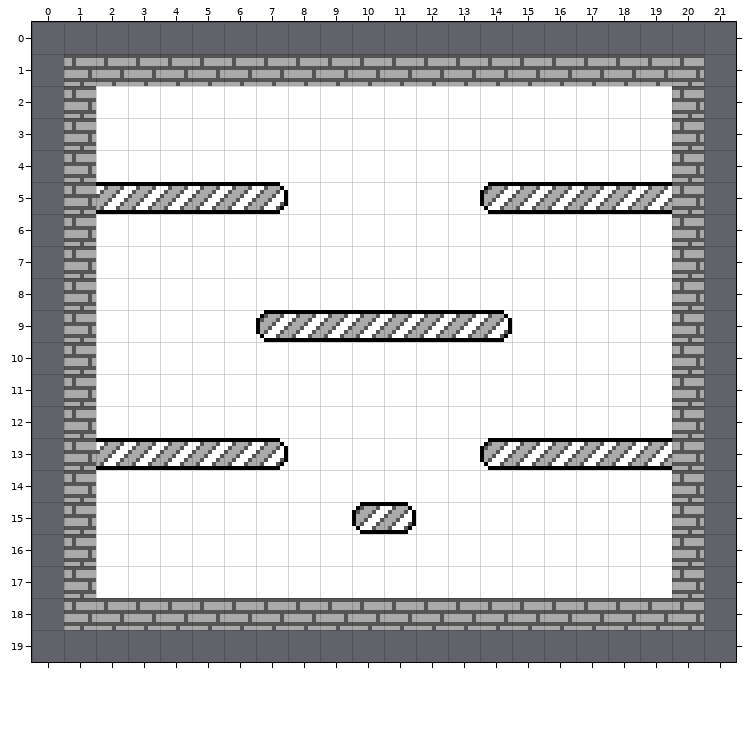
Level history. Tiled map: tiled/level1.tmx. The first picture shows the starting point.
Cells are 8x8 px. Shown: x 0..21, y 0..19. The old version is drawn lined up with the new one.
And afterwards:
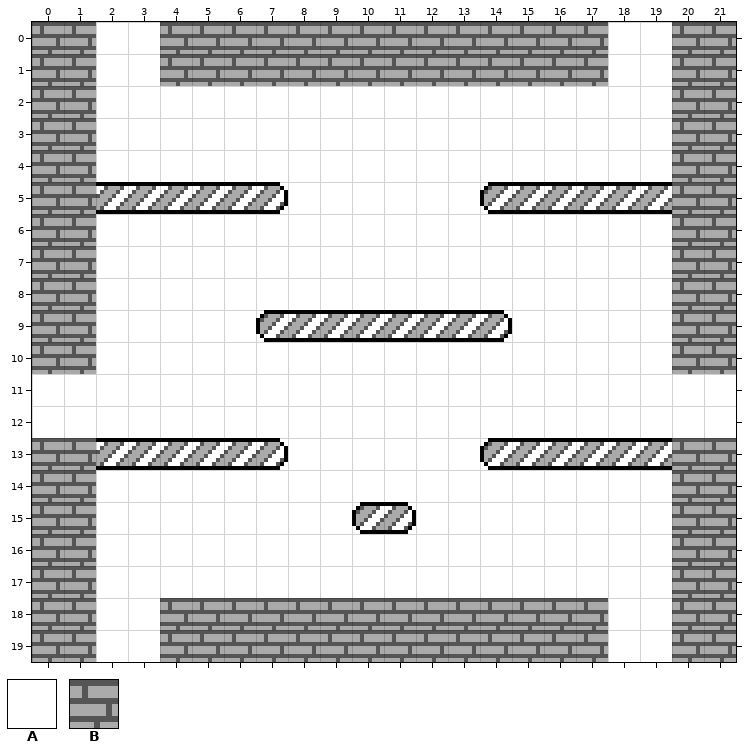
Key: from "level1": A 1 "empty", B 2 "block".
_ is an empty cell, . an unchanged one.
Change:
map size 20x18 -> 22x20 cells (old content now starts at 1,1; both pictures use the new coordinates)
--- layer "Tile Layer 1"
@@ x 0..21 @@
- 0 ______________________
- 1 _.BB..............BB._
- 2 _...................._
- 3 _...................._
- 4 _...................._
- 5 _...................._
- 6 _...................._
- 7 _...................._
- 8 _...................._
- 9 _...................._
-10 _...................._
-11 _B..................B_
-12 _B..................B_
-13 _...................._
-14 _...................._
-15 _...................._
-16 _...................._
-17 _...................._
-18 _.BB..............BB._
-19 ______________________
+ 0 BBAABBBBBBBBBBBBBBAABB
+ 1 B.AA..............AA.B
+ 2 B....................B
+ 3 B....................B
+ 4 B....................B
+ 5 B....................B
+ 6 B....................B
+ 7 B....................B
+ 8 B....................B
+ 9 B....................B
+10 B....................B
+11 AA..................AA
+12 AA..................AA
+13 B....................B
+14 B....................B
+15 B....................B
+16 B....................B
+17 B....................B
+18 B.AA..............AA.B
+19 BBAABBBBBBBBBBBBBBAABB
Boxes around the changes in both pictures, in picture pixels (x1, y1, x2, y2):
changed: (32, 22, 736, 662)
